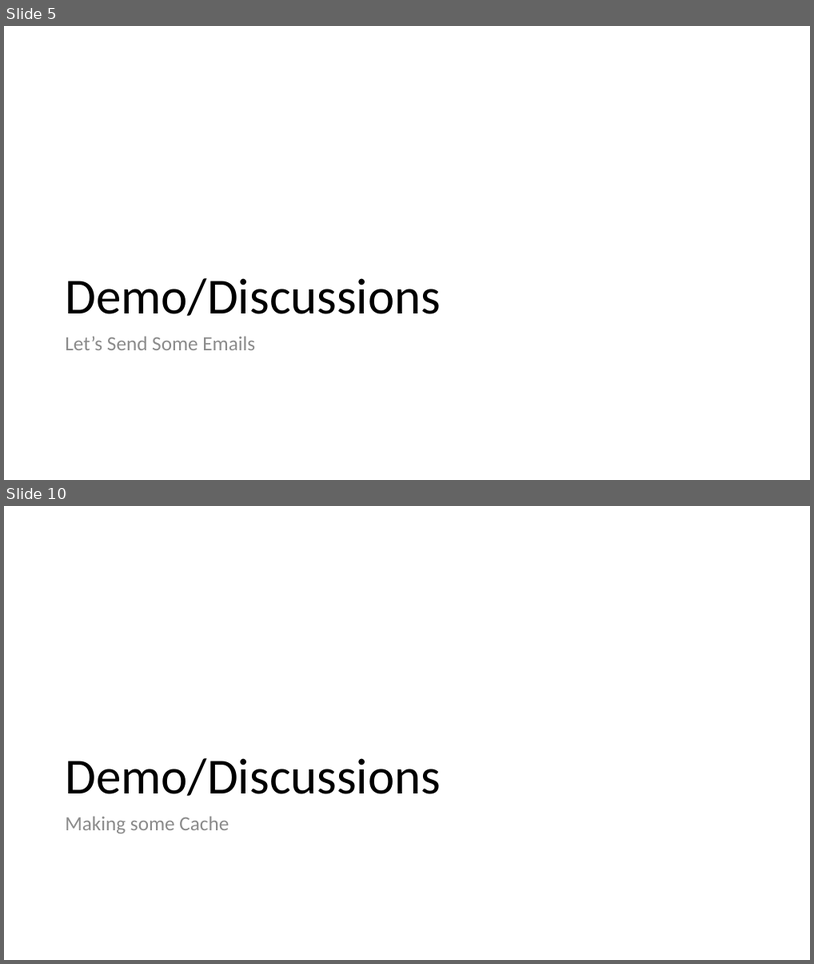
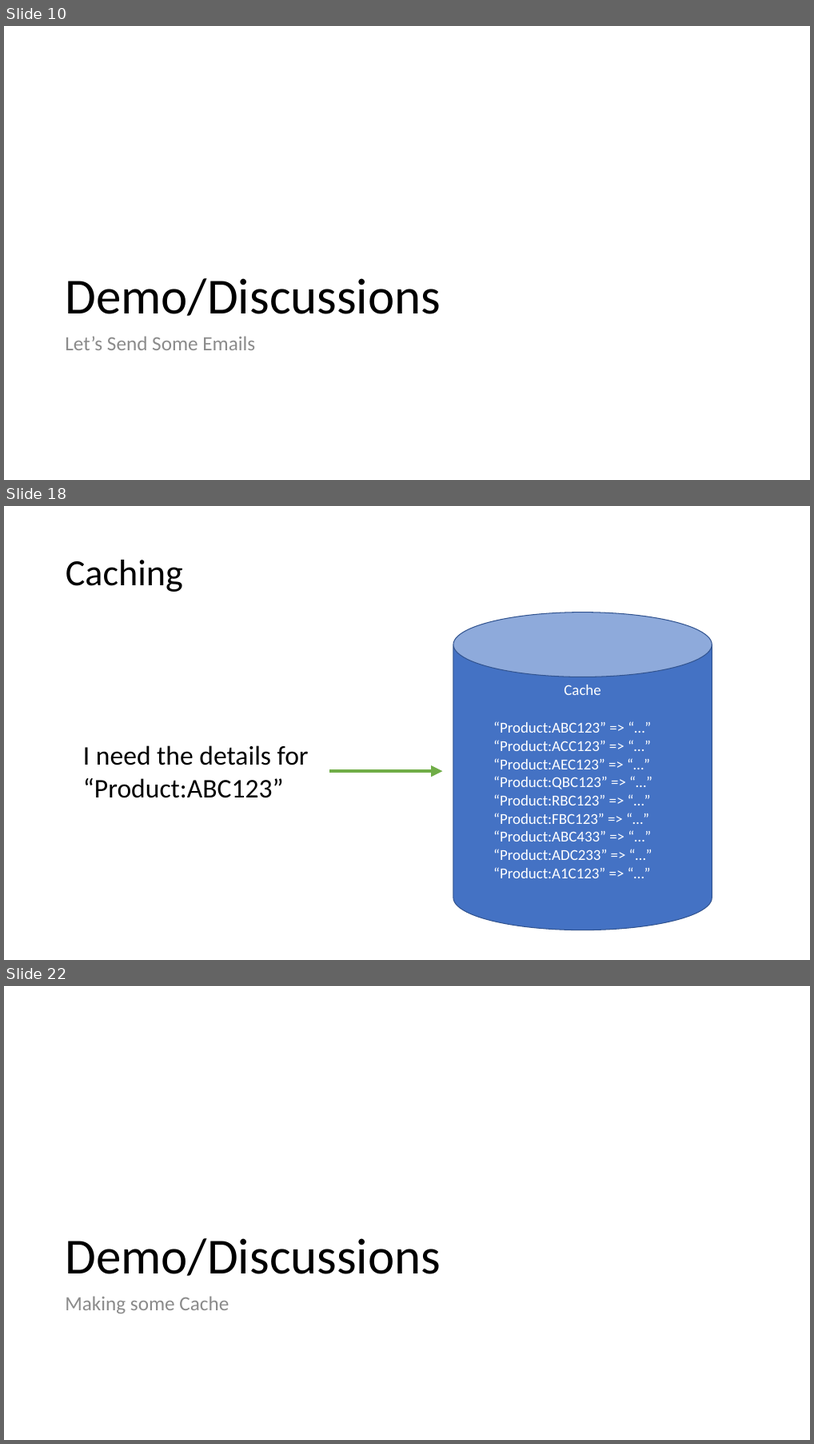
Before and after one commit to 1kevgriff/Workshop-ASPNETCore-Liftoff, a slide deck: Slides/02_DesignForSpeed.pptx. Shown one above the other, each under a label of ours: slides 5 and 10 before the commit, slides 10, 18 and 22 after it; the slides between them are not shown. The pictures are 814x964 and 814x1444 pixels, drawn with LibreOffice and Linux fonts; fonts in the diff are those of the drawing. Boxes give left, top, right and bottom in pixels: in the first picture for what was removed or moved away, otherwise in the second. Text is boxed around its words. In the diff, an @@ line names an element or a change of style, - is before the commit and + after.

```diff
--- a/Slides/02_DesignForSpeed.pptx
+++ b/Slides/02_DesignForSpeed.pptx
@@ slide 18 added at [4,506,810,960], background #FFFFFF @@
@@ title added at [66,560,183,592], 44 pt, text #000000 @@
+Caching
@@ cylinder added at [454,612,712,929], fill #4472C4, outline #325491 1 pt, 18 pt, text #FFFFFF @@
+Cache
@@ text added at [494,721,608,878], 18 pt, text #FFFFFF @@
+“Product:ABC123” => “…”
+“Product:ACC123” => “…”
+“Product:AEC123” => “…”
+“Product:QBC123” => “…”
+“Product:RBC123” => “…”
+“Product:FBC123” => “…”
+“Product:ABC433” => “…”
+“Product:ADC233” => “…”
+“Product:A1C123” => “…”
@@ text added at [83,745,309,798], 32 pt, text #000000 @@
+I need the details for “Product:ABC123”
@@ arrow added from (330, 771) to (442, 771), #70AD47 4.5 pt @@
@@ what was slide 5 is now slide 10 @@
@@ what was slide 10 is now slide 22 @@
```
Also in this commit, not shown: 2 slides changed, 15 other slides added, 4 slides removed, 6 other files.
